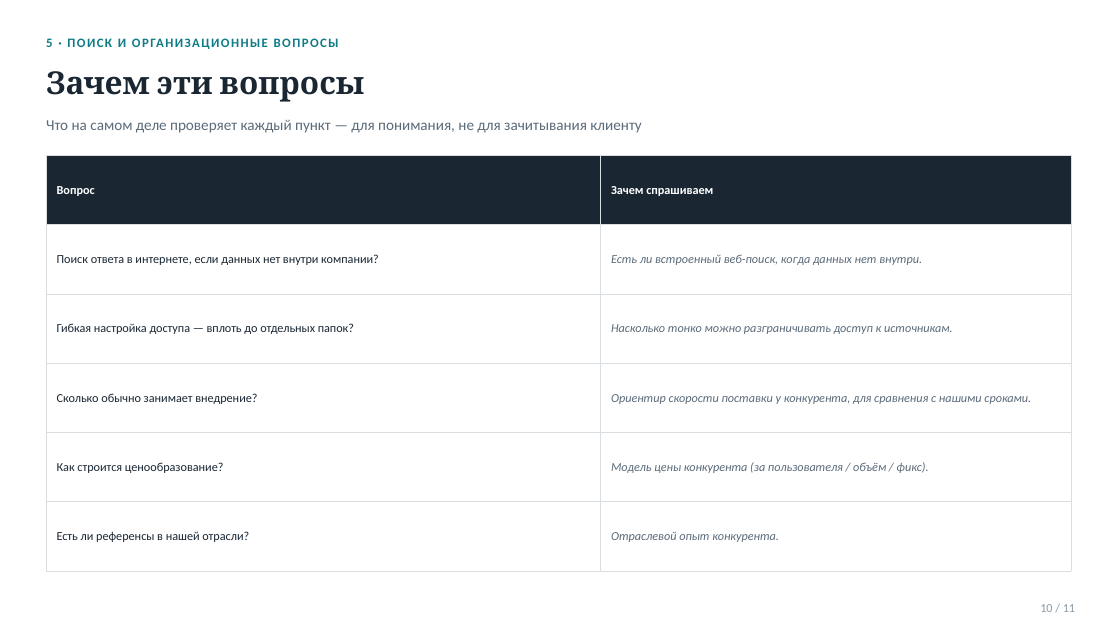
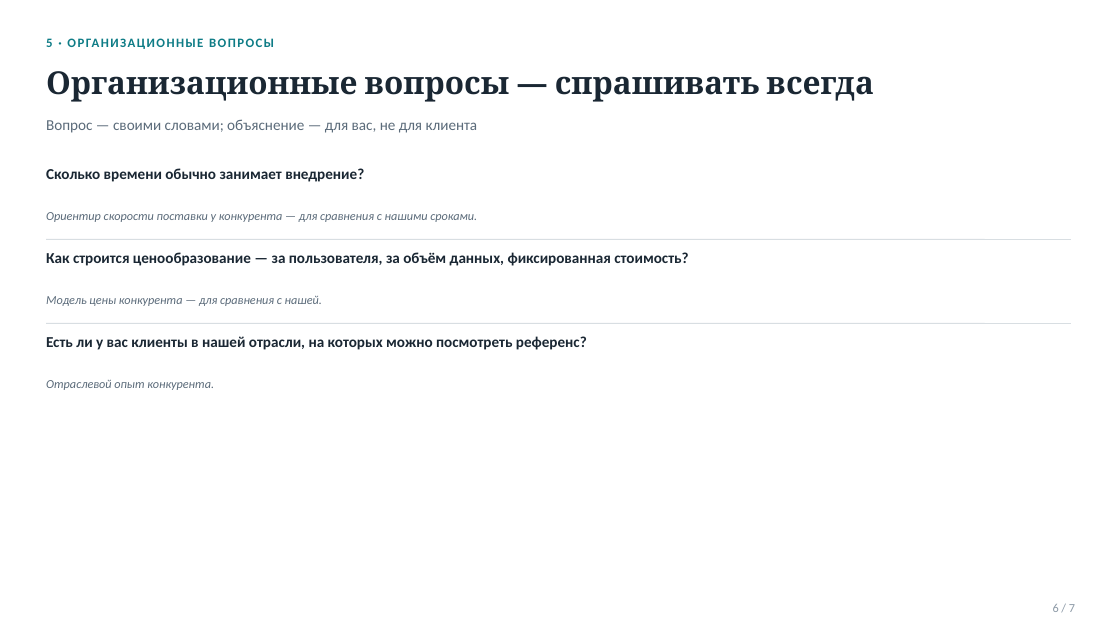
Before and after one commit to vladilslavandrosov-prog/job-RAG, a slide deck: slide 6 of docs/sales-enablement/opros-konkurentov-presentation.pptx (slide 10 before the commit). Drawn at 1120x630 pixels with LibreOffice and Linux fonts; fonts in the diff are those of the drawing. Boxes give left, top, right and bottom in pixels: in the first picture for what was removed or moved away, otherwise in the second. Text is boxed around its words. In the diff, an @@ line names an element or a change of style, - is before the commit and + after.

```diff
--- a/docs/sales-enablement/opros-konkurentov-presentation.pptx
+++ b/docs/sales-enablement/opros-konkurentov-presentation.pptx
@@ text at [46, 38, 52, 47]: text changed @@
-5 · ПОИСК И ОРГАНИЗАЦИОННЫЕ ВОПРОСЫ
+5 · ОРГАНИЗАЦИОННЫЕ ВОПРОСЫ
@@ text at [46, 71, 873, 102]: text changed @@
-Зачем эти вопросы
+Организационные вопросы — спрашивать всегда
@@ text at [46, 119, 478, 133]: text changed @@
-Что на самом деле проверяет каждый пункт — для понимания, не для зачитывания клиенту
+Вопрос — своими словами; объяснение — для вас, не для клиента
@@ table removed at [46, 155, 1071, 571], 6 rows, 2 columns @@
-Вопрос | Зачем спрашиваем
-Поиск ответа в интернете, если данных нет внутри компании? | Есть ли встроенный веб-поиск, когда данных нет внутри.
-Гибкая настройка доступа — вплоть до отдельных папок? | Насколько тонко можно разграничивать доступ к источникам.
-Сколько обычно занимает внедрение? | Ориентир скорости поставки у конкурента, для сравнения с нашими сроками.
-Как строится ценообразование? | Модель цены конкурента (за пользователя / объём / фикс).
-Есть ли референсы в нашей отрасли? | Отраслевой опыт конкурента.
@@ text added at [46, 168, 364, 182], 13 pt, text #1A2733, bold @@
+Сколько времени обычно занимает внедрение?
@@ text added at [46, 212, 477, 222], 10.5 pt, text #5B6B7A, italic @@
+Ориентир скорости поставки у конкурента — для сравнения с нашими сроками.
@@ line added from (46, 239) to (1071, 239), #D8DEE2 0.75 pt @@
@@ text added at [46, 252, 688, 266], 13 pt, text #1A2733, bold @@
+Как строится ценообразование — за пользователя, за объём данных, фиксированная стоимость?
@@ text added at [46, 296, 322, 306], 10.5 pt, text #5B6B7A, italic @@
+Модель цены конкурента — для сравнения с нашей.
@@ line added from (46, 323) to (1071, 323), #D8DEE2 0.75 pt @@
@@ text added at [46, 336, 587, 350], 13 pt, text #1A2733, bold @@
+Есть ли у вас клиенты в нашей отрасли, на которых можно посмотреть референс?
@@ text added at [46, 380, 214, 390], 10.5 pt, text #5B6B7A, italic @@
+Отраслевой опыт конкурента.
@@ text at [1053, 604, 1075, 612]: text changed @@
-10 / 11
+6 / 7
```
Also in this commit, not shown: 3 other slides changed, 3 slides added, 7 slides removed, 1 other file.
